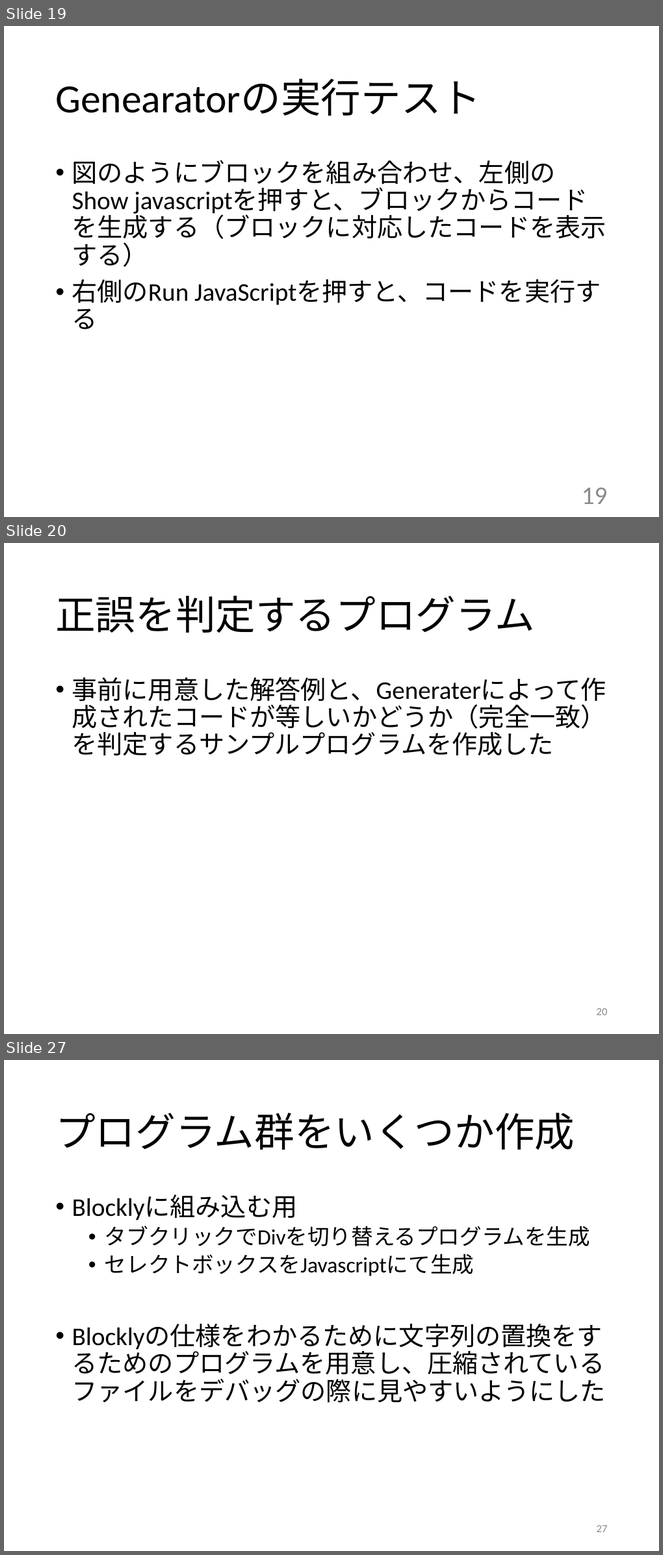
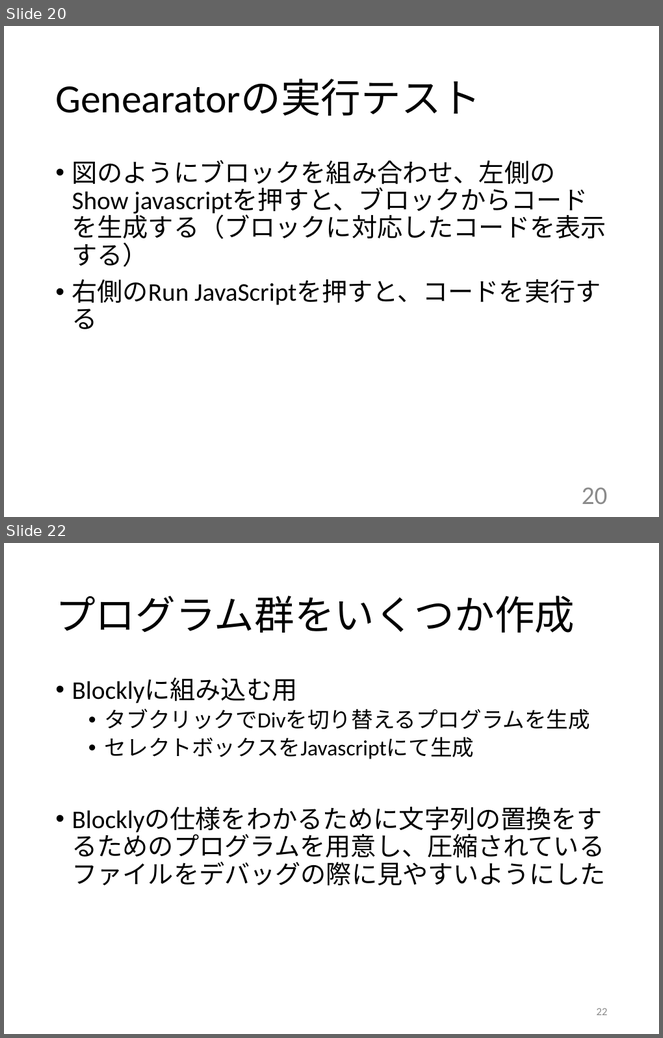
Before and after one commit to kait-takanolab/1821121-shimaoka-thesis, a slide deck: 1821121_shimaoka_sotsuken.pptx. Shown one above the other, each under a label of ours: slides 19, 20 and 27 before the commit, slides 20 and 22 after it; the slides between them are not shown. The pictures are 663x1555 and 663x1038 pixels, drawn with LibreOffice and Linux fonts; fonts in the diff are those of the drawing. Boxes give left, top, right and bottom in pixels: in the first picture for what was removed or moved away, otherwise in the second. Text is boxed around its words. In the diff, an @@ line names an element or a change of style, - is before the commit and + after.

```diff
--- a/1821121_shimaoka_sotsuken.pptx
+++ b/1821121_shimaoka_sotsuken.pptx
@@ slide 20 removed at (4,543,659,1034), background #FFFFFF @@
@@ title removed at (55,596,534,633) @@
-正誤を判定するプログラム
@@ text removed at (72,677,607,756) @@
-• 事前に用意した解答例と、Generaterによって作成されたコードが等しいかどうか（完全一致）を判定するサンプルプログラムを作成した
@@ page number removed at (597,1008,608,1016) @@
-20
@@ what was slide 19 is now slide 20 @@
@@ page number at (582,488,608,504): text changed @@
-19
+20
@@ what was slide 27 is now slide 22 @@
@@ page number at (597,1008,608,1016): text changed @@
-27
+22
```
Also in this commit, not shown: 4 slides changed, 2 slides added, 6 other slides removed.
